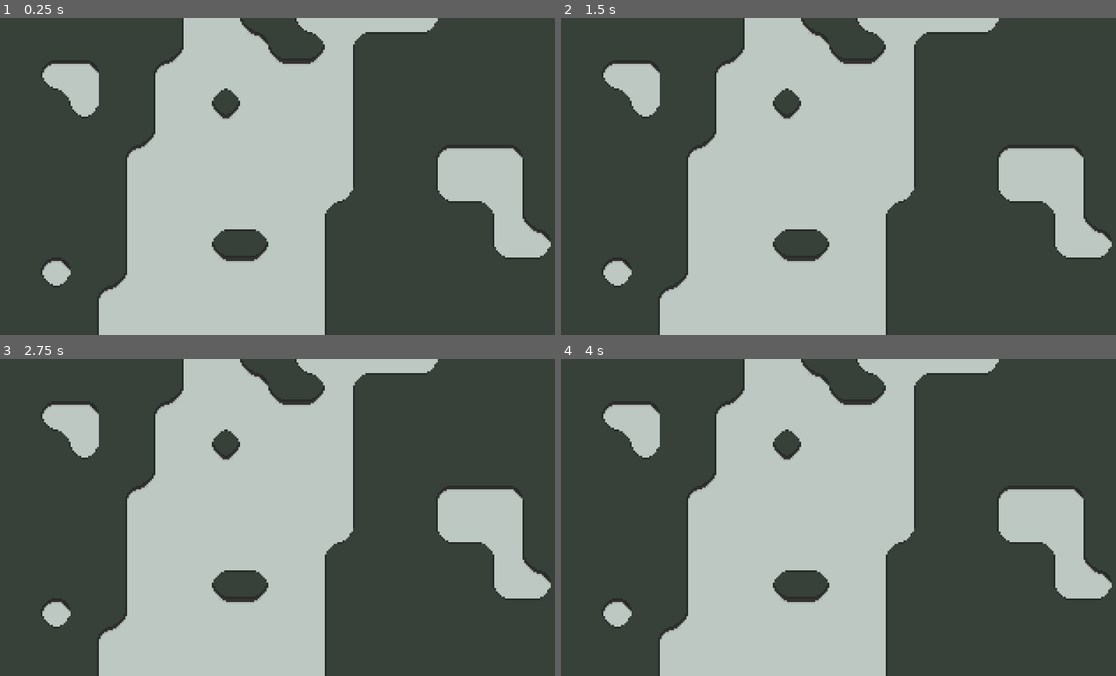
Above: before the commit, frames 1-4 (two rows, left to right).
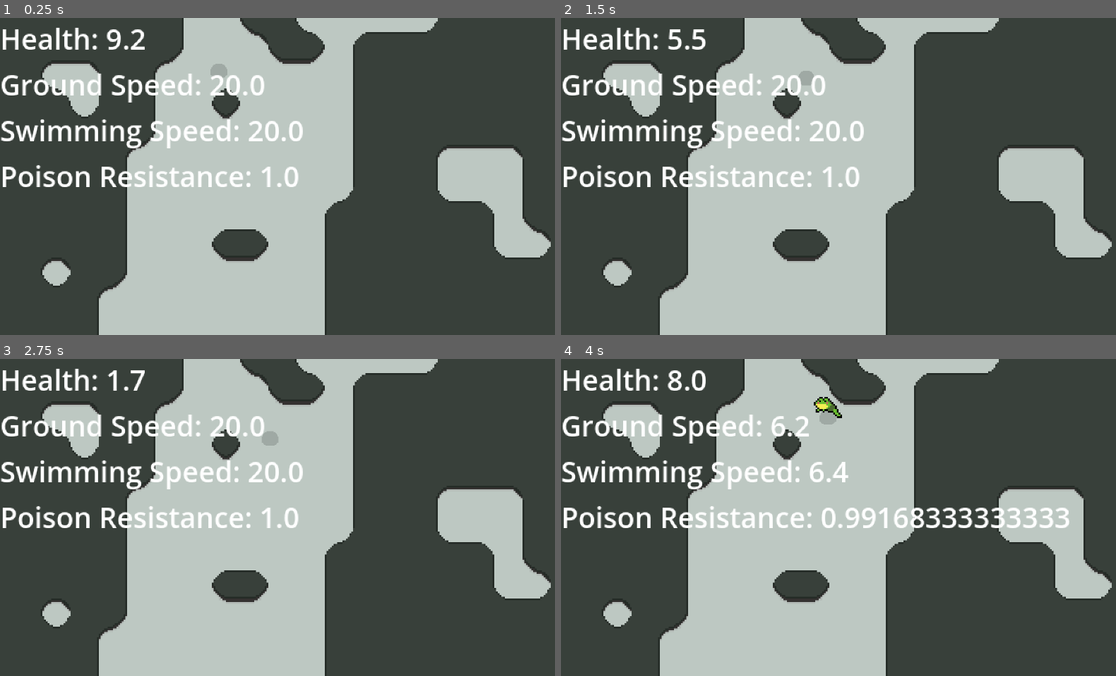
Above: after the commit, the same moments.

Repository: MiladTuma/Micro-Jam-Evolution
Game: Godot game, scene res://Scenes/main.tscn
Two runs of this game, one before a commit and one after it. Both use one fixed random seed, a clock stepped at 60 frames per second and the inputs below.
Inputs:
- Up to frame 1 (0.25 s): no input
- Up to frame 2 (1.5 s): hold Right (right) 0.53-1.28 s; hold Down (down) from 1.28 s (still down)
- Up to frame 3 (2.75 s): release Down (down) at 2.03 s; hold Right (right) from 2.03 s (still down)
- Up to frame 4 (4 s): release Right (right) at 2.78 s; hold Up (up) 2.78-3.53 s; hold Left (left) from 3.53 s (still down)

The runs differ from the first frame. In frame 1, 4.8% of the frame differs, in the area x 0-55%, y 3-54%; in frame 2, 4.8%; in frame 3, 4.8%; in frame 4, 6.0%, in the area x 0-92%, y 3-54%.
Error before the commit: Invalid assignment of property or key 'z_index' with value of type 'int' on a base object of type 'Nil'. (res://Entities/Player/player.gd:50)

Commit message:
Added Sprites for gametesting

Diff:
--- a/Entities/Player/player.gd
+++ b/Entities/Player/player.gd
@@ -1,28 +1,17 @@
 extends CharacterBody2D
 
-# Variablen die wir ändern könnten für Evolution
+@export var tile_map: TileMapLayer
+@export var shadow: Sprite2D
+@export var sprite: Sprite2D
 
 var GROUNDSPEED : float = 20
 var SWIMMINGSPEED : float = 20
-@export var tile_map: TileMapLayer
-@export var shadow: Sprite2D
-@export var sprite: Sprite2D
 
 enum Terrain {
 	GROUND,
 	WATER
 }
-var max_health : float = 10
-var current_health: float = max_health:
-	set(value):
-		current_health = max(0, value)
 
-var damage : float = 10
-var GroundSpeed_Coefficient : float = 0.8
-var SwimmingSpeed_Coefficient : float = 0.8
-var hp_Coefficient : float
-var damage_Coefficient : float
-var poisonResistance : float = 2
 @export var animation_sprites: Sprite2D
 @export var animation_player: AnimationPlayer
 
@@ -31,14 +20,8 @@
 
 var input_vector := Input.get_vector("left", "right", "up", "down")
 
-func _physics_process(delta: float) -> void:
+func _physics_process(_delta: float) -> void:
 	input_vector = Input.get_vector("left", "right", "up", "down")
-
-	if input_vector != Vector2.ZERO:
-		if current_terrain==Terrain.GROUND:
-			GroundSpeed_Coefficient += 0.01 * delta
-		if current_terrain==Terrain.WATER:
-			SwimmingSpeed_Coefficient += 0.01 * delta
 
 	if input_vector.x > 0:
 		facing_right = true
@@ -71,28 +54,70 @@
 		start_jump()
 
 func _process(delta: float) -> void:
-	current_health -= (0.2 * poisonResistance) * delta
-	print(str(current_health))
+	current_health -= (3 * poison_resistance) * delta
 
-var current_terrain: Terrain = Terrain.GROUND
+	if current_health == 0 and not is_evolutioning:
+		evolution()
 
-func check_terrain():
-	var cell = tile_map.local_to_map(
-		tile_map.to_local(global_position)
-	)
-	var tile_data = tile_map.get_cell_tile_data(cell)
-	if tile_data == null:
-		return
-	var terrain = tile_data.get_custom_data("terrain")
-	match terrain:
-		0:
-			current_terrain = Terrain.GROUND
-		1:
-			current_terrain = Terrain.WATER
+	learn_evolution(delta)
+
+
+
+
+var is_evolutioning : bool = false
+
+var max_health : float = 10
+var current_health: float = max_health:
+	set(value):
+		current_health = max(0, value)
+
+# Fass den Code nicht an außer du heißt Milad oder Eugeniu
+
+const original_ground_speed: float = 0.3
+var ground_speed_coefficient : float = original_ground_speed
+
+const original_swimming_speed:  float = 0.3
+var swimming_speed_coefficient : float = original_swimming_speed
+
+const original_hp_coefficient : float = 1
+var hp_coefficient : float = 1
+
+var damage_Coefficient : float
+
+# Je niedriger die Resistance, desto niedriger der Schaden.
+const original_poison_resistance : float = 0.995
+var poison_resistance_coefficient : float = original_poison_resistance
+var poison_resistance: float = 1:
+	set(value):
+		poison_resistance = max(0, value)
+
 
 func evolution():
-	GROUNDSPEED *= GroundSpeed_Coefficient
-	SWIMMINGSPEED *= SwimmingSpeed_Coefficient
+	is_evolutioning = true
+	GROUNDSPEED *= ground_speed_coefficient
+	SWIMMINGSPEED *= swimming_speed_coefficient
+	poison_resistance *= poison_resistance_coefficient
+
+	ground_speed_coefficient = original_ground_speed
+	swimming_speed_coefficient = original_swimming_speed
+	poison_resistance_coefficient = original_poison_resistance
+
+	current_health = max_health
+
+	is_evolutioning = false
+
+	# Teste Ob die Vars nicht zu hoch oder zu tief sind.
+	GROUNDSPEED = clampf(GROUNDSPEED, 5, 200)
+	SWIMMINGSPEED = clampf(SWIMMINGSPEED, 5, 200)
+
+func learn_evolution(delta):
+	if input_vector != Vector2.ZERO:
+		if current_terrain==Terrain.GROUND:
+			ground_speed_coefficient += 0.01 * delta
+		if current_terrain==Terrain.WATER:
+			swimming_speed_coefficient += 0.01 * delta
+
+	poison_resistance_coefficient -= 0.001 * delta
 
 func start_jump() -> void:
 	isJumping = true
@@ -110,3 +135,19 @@
 			animation_sprites.frame = 1
 
 	isJumping = false
+
+var current_terrain: Terrain = Terrain.GROUND
+
+func check_terrain():
+	var cell = tile_map.local_to_map(
+		tile_map.to_local(global_position)
+	)
+	var tile_data = tile_map.get_cell_tile_data(cell)
+	if tile_data == null:
+		return
+	var terrain = tile_data.get_custom_data("terrain")
+	match terrain:
+		0:
+			current_terrain = Terrain.GROUND
+		1:
+			current_terrain = Terrain.WATER
--- a/Entities/Player/player.tscn
+++ b/Entities/Player/player.tscn
@@ -129,9 +129,10 @@
 &"stand_right": SubResource("Animation_4wf4l")
 }
 
-[node name="Player" type="CharacterBody2D" unique_id=1335795623 node_paths=PackedStringArray("shadow", "animation_sprites", "animation_player")]
+[node name="Player" type="CharacterBody2D" unique_id=1335795623 node_paths=PackedStringArray("shadow", "sprite", "animation_sprites", "animation_player")]
 script = ExtResource("1_3uyv8")
 shadow = NodePath("Frog Shadow")
+sprite = NodePath("Frog Sprite")
 animation_sprites = NodePath("Frog Sprite")
 animation_player = NodePath("AnimationPlayer")
 
--- a/Scenes/main.tscn
+++ b/Scenes/main.tscn
@@ -2,6 +2,7 @@
 
 [ext_resource type="Texture2D" uid="uid://kjg2t5thhseq" path="res://Tilemap/Tilemap Frog Swamp.png" id="1_bo1nx"]
 [ext_resource type="PackedScene" uid="uid://3lms8jd3k1jl" path="res://Entities/Player/player.tscn" id="1_jjgbg"]
+[ext_resource type="PackedScene" uid="uid://y8knp8h4k6h4" path="res://data_labels.tscn" id="3_8gbba"]
 
 [sub_resource type="TileSetAtlasSource" id="TileSetAtlasSource_bo1nx"]
 texture = ExtResource("1_bo1nx")
@@ -88,3 +89,6 @@
 z_index = 30
 tile_map_data = PackedByteArray("AAAHAAAAAAAFAAEAAAAHAAEAAAAFAAEAAAAGAAIAAAAFAAEAAAAGAAMAAAAFAAEAAAAGAAQAAAAFAAEAAAAHAA …(2064 unchanged characters)…
 tile_set = SubResource("TileSet_xcwl1")
+
+[node name="Data Labels" parent="." unique_id=1059430108 node_paths=PackedStringArray("player") instance=ExtResource("3_8gbba")]
+player = NodePath("../Player")
--- /dev/null
+++ b/data_labels.gd
@@ -0,0 +1,10 @@
+extends CanvasLayer
+
+@export var player : CharacterBody2D
+@export var data_text : Label
+
+func _process(_delta: float) -> void:
+	data_text.text = "Health: " + str(snappedf(player.current_health, 0.1))
+	data_text.text +=  "\nGround Speed: " + str(snappedf(player.GROUNDSPEED, 0.1))
+	data_text.text +=  "\nSwimming Speed: " + str(snappedf(player.SWIMMINGSPEED, 0.1))
+	data_text.text +=  "\nPoison Resistance: " + str(player.poison_resistance)
--- /dev/null
+++ b/data_labels.tscn
@@ -0,0 +1,15 @@
+[gd_scene format=3 uid="uid://y8knp8h4k6h4"]
+
+[ext_resource type="Script" uid="uid://cvysyk367ou6m" path="res://data_labels.gd" id="1_kir8x"]
+
+[node name="Data Labels" type="CanvasLayer" unique_id=1059430108 node_paths=PackedStringArray("data_text")]
+script = ExtResource("1_kir8x")
+data_text = NodePath("DataLabel")
+
+[node name="DataLabel" type="Label" parent="." unique_id=482720282]
+offset_right = 40.0
+offset_bottom = 23.0
+text = "Health:
+Ground Speed:
+Swimming Speed;
+Poison Resistance:"
Not shown, added: data_labels.gd.uid
